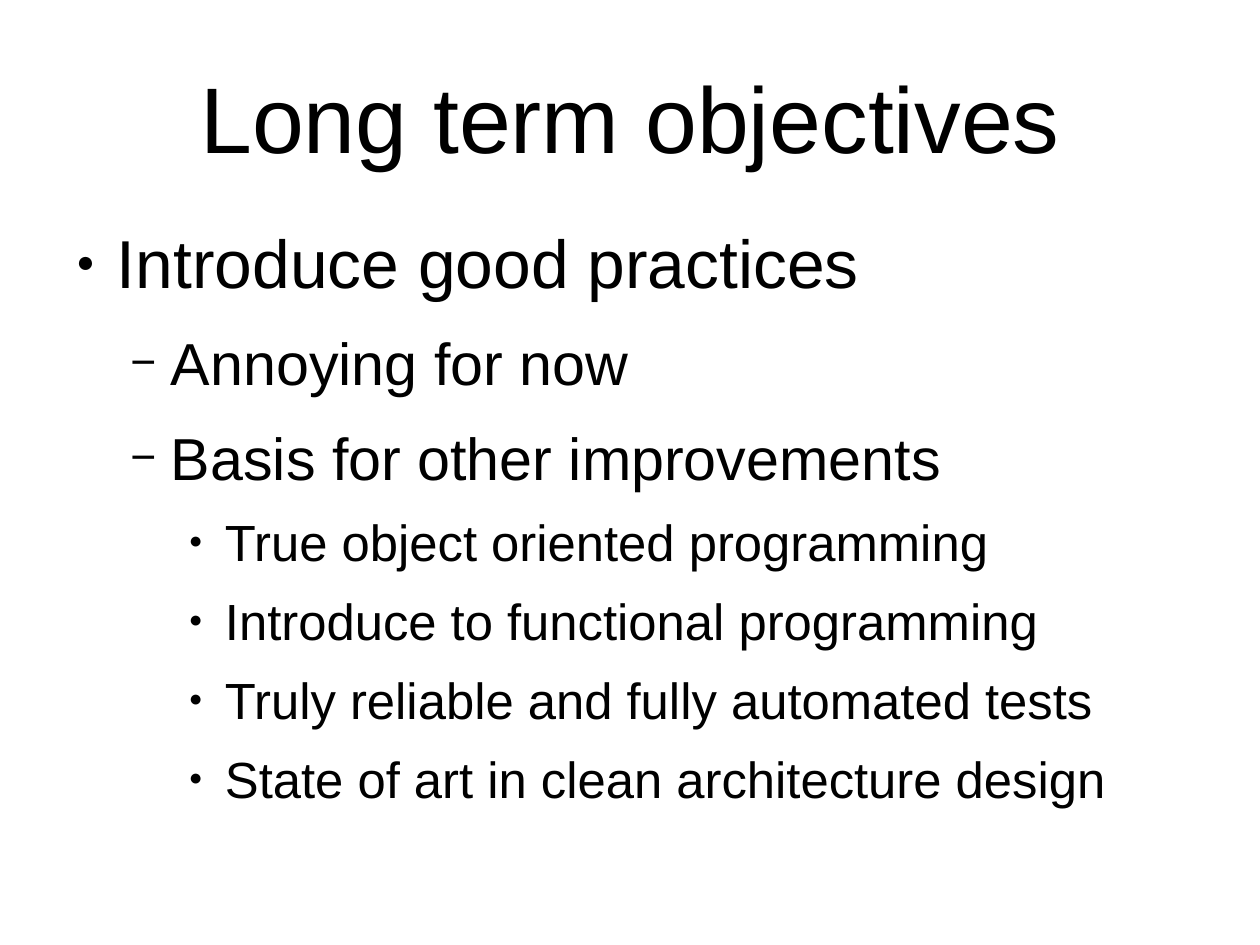
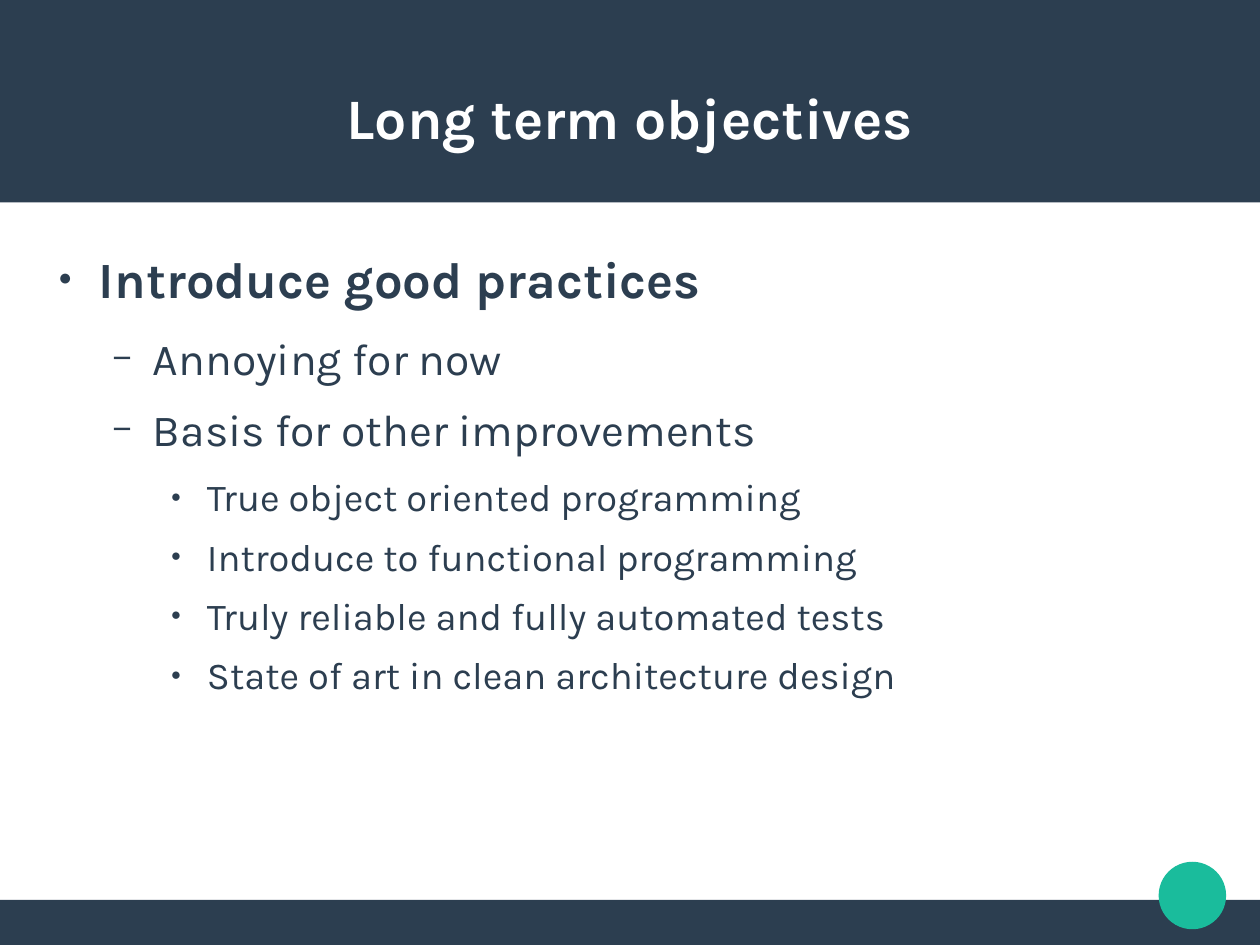
Before and after one commit to jldelarbre/lectureNotes, a slide deck: slide 9 of Slides/lesson1/ProgrammingErrors.odp. Drawn at 1260x945 pixels with LibreOffice and Linux fonts; fonts in the diff are those of the drawing. Boxes give left, top, right and bottom in pixels: in the first picture for what was removed or moved away, otherwise in the second. Text is boxed around its words. In the diff, an @@ line names an element or a change of style, - is before the commit and + after.

```diff
--- a/Slides/lesson1/ProgrammingErrors.odp
+++ b/Slides/lesson1/ProgrammingErrors.odp
@@ rectangle added at (0,0,1260,202), fill #2C3E50 @@
@@ title "Long term objectives" at (347,98,913,152): size 58.7 to 36 pt, font Arial to Karla, text colour #000000 to #FFFFFF, bold on @@
@@ text "Introduce good practices": place and size @@
-text "Introduce good practices" at (117,239,1106,808)
+text "Introduce good practices" at (99,262,895,699)
@@ text "Introduce good practices" at (99,262,895,699): size 42.7 to 32 pt, bold on in "Introduce good practices"; font Arial to Karla, text colour #000000 to #2C3E50; size 37.3 to 28 pt in "Annoying for now", "Basis for other improvements"; size 32 to 24 pt in "True object oriented programming", "Introduce to functional programming", "Truly reliable and fully automated tests", "State of art in clean architecture design"; less space between paragraphs; bullet colour #000000 to #2C3E50 @@
@@ ellipse added at (1159,862,1227,930), fill #1ABC9C @@
@@ rectangle added at (0,900,1260,944), fill #2C3E50 @@
```
Also in this commit, not shown: 9 other slides changed, 22 other files.
